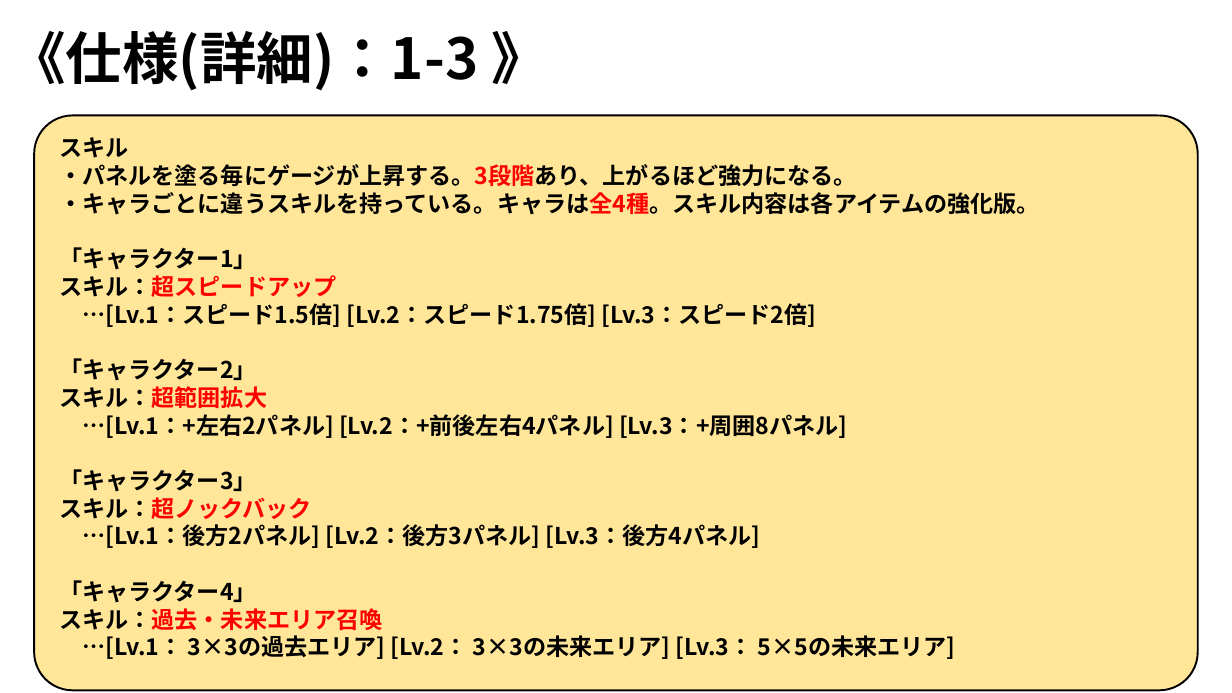
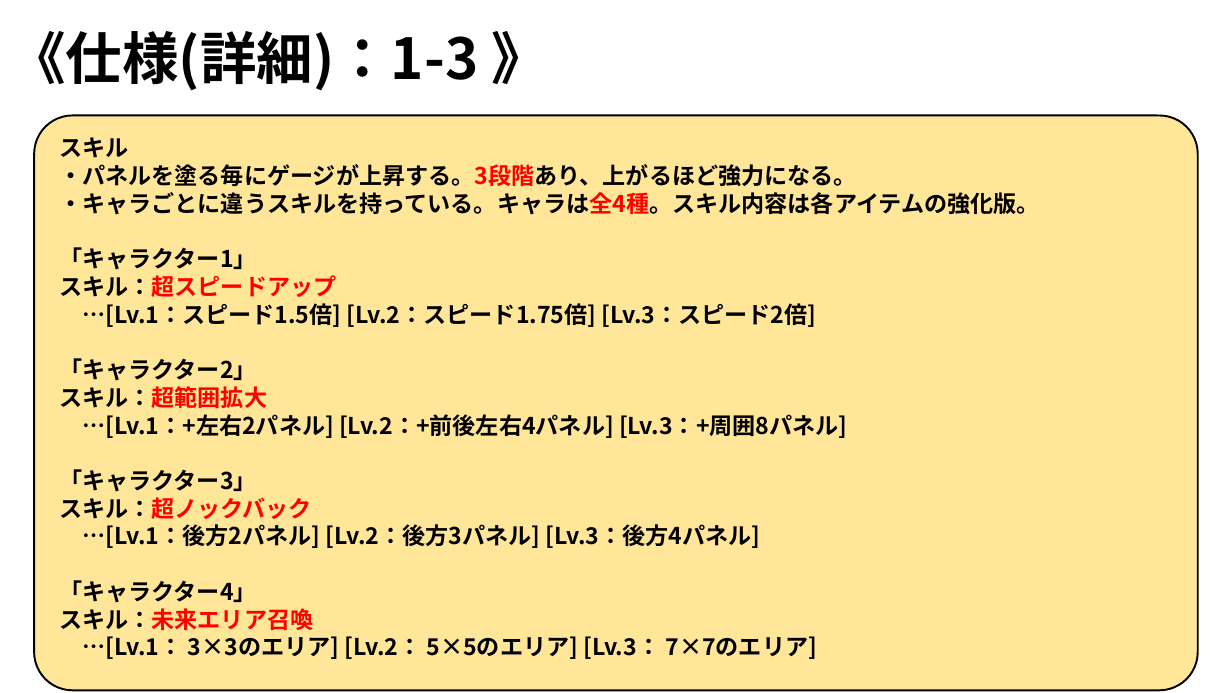
Before and after one commit to ARITA-MEIGEN/C-Team001, a slide deck: slide 40 of data/GS3_チーム2_仕様書.pptx. Drawn at 1232x693 pixels with LibreOffice and Linux fonts; fonts in the diff are those of the drawing; background and template pictures are left out. Boxes give left, top, right and bottom in pixels: in the first picture for what was removed or moved away, otherwise in the second. Text is boxed around its words. In the diff, an @@ line names an element or a change of style, - is before the commit and + after.

Commit message:
仕様書編集

```diff
--- a/data/GS3_チーム2_仕様書.pptx
+++ b/data/GS3_チーム2_仕様書.pptx
@@ text at <box>59,608,816,659</box>: text changed @@
-スキル：過去・未来エリア召喚
-…[Lv.1： 3×3の過去エリア] [Lv.2： 3×3の未来エリア] [Lv.3： 5×5の未来エリア]
+スキル：未来エリア召喚
+…[Lv.1： 3×3のエリア] [Lv.2： 5×5のエリア] [Lv.3： 7×7のエリア]
```
